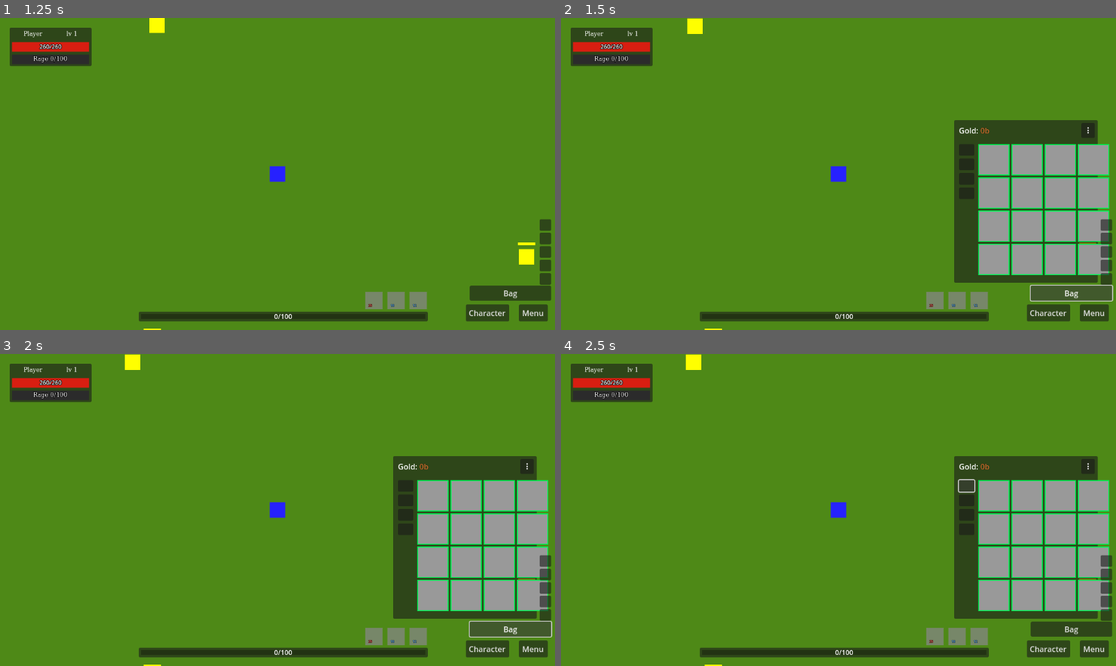
Above: before the commit, frames 1-4 (two rows, left to right).
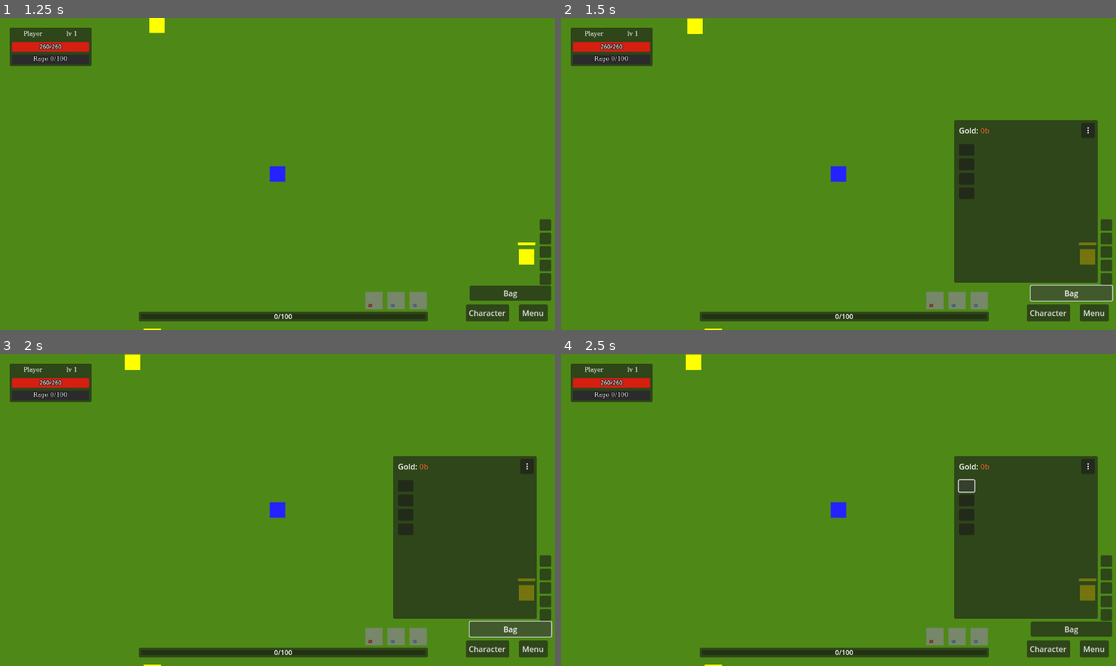
Above: after the commit, the same moments.

Repository: denisshkytko/mmo-mvp-godot
Game: Godot game, scene res://game/scenes/Main.tscn
The game is run twice, just before and just after one commit, with the same random seed, the same clock (stepped at 60 frames per second) and the same inputs. This scene is started directly instead of the project's main scene. The engine's default icon, where the game draws it, is replaced by a stand-in: a white triangle on a blue panel in a dark square.
Inputs (mouse positions are in pixels of both pictures, inside the frame that each line leads up to):
- Up to frame 1 (1.25 s): drag from (416, 301) to (88, 326) at 0.52 s
- Up to frame 2 (1.5 s): click "Bag" at 1.25 s
- Up to frame 3 (2 s): no input
- Up to frame 4 (2.5 s): click (966, 485) at 2 s

Frame 1 is identical in both runs. In frame 2, 9.3% of the frame differs, in the area x 75-99%, y 40-83%; in frame 3, 9.3%; in frame 4, 9.3%.

Commit message:
Fix initial inventory layout and buyback pricing

Diff:
--- a/ui/game/hud/inventory_hud.gd
+++ b/ui/game/hud/inventory_hud.gd
@@ -102,6 +102,7 @@
 var _dialog_layer: CanvasLayer = null
 var _error_layer: CanvasLayer = null
 var _initial_layout_done: bool = false
+var _initial_layout_pending: bool = false
 
 func _ready() -> void:
 	add_to_group("inventory_ui")
@@ -163,6 +164,9 @@
 		player = p
 
 func _process(_delta: float) -> void:
+	if not _initial_layout_done and not _initial_layout_pending and player != null and is_instance_valid(player):
+		_initial_layout_pending = true
+		call_deferred("_run_initial_layout")
 	# While open, keep HUD in sync (so looting updates without requiring sort).
 	if _is_open and player != null and is_instance_valid(player) and player.has_method("get_inventory_snapshot"):
 		_refresh_accum += _delta
@@ -1990,3 +1994,7 @@
 	_layout_dirty = true
 	await _apply_inventory_layout(slots.size())
 	_initial_layout_done = true
+
+func _run_initial_layout() -> void:
+	await _force_initial_layout()
+	_initial_layout_pending = false
--- a/ui/game/hud/merchant_hud.gd
+++ b/ui/game/hud/merchant_hud.gd
@@ -283,11 +283,13 @@
 
 func _format_action_text(action_text: String, item_id: String, count: int, is_buy: bool) -> String:
 	var price_per: int = _get_buy_price(item_id) if is_buy else _get_base_price(item_id)
-	return "%s\n%s" % [action_text, _format_money_short(price_per)]
+	var total: int = price_per if is_buy else price_per * max(1, count)
+	return "%s\n%s" % [action_text, _format_money_short(total)]
 
 func _format_action_bbcode(action_text: String, item_id: String, count: int, is_buy: bool) -> String:
 	var price_per: int = _get_buy_price(item_id) if is_buy else _get_base_price(item_id)
-	return "%s\n%s" % [action_text, TOOLTIP_BUILDER.format_money_bbcode(price_per)]
+	var total: int = price_per if is_buy else price_per * max(1, count)
+	return "%s\n%s" % [action_text, TOOLTIP_BUILDER.format_money_bbcode(total)]
 
 func _format_money_short(bronze_total: int) -> String:
 	var total: int = max(0, int(bronze_total))
